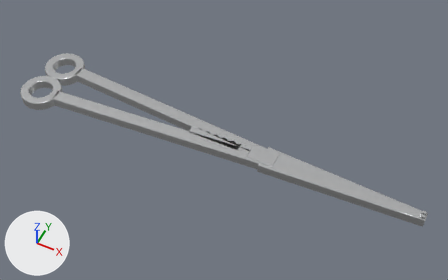
A saved change to the glTF model simiq3d/models/glb/kocher_forceps.glb.
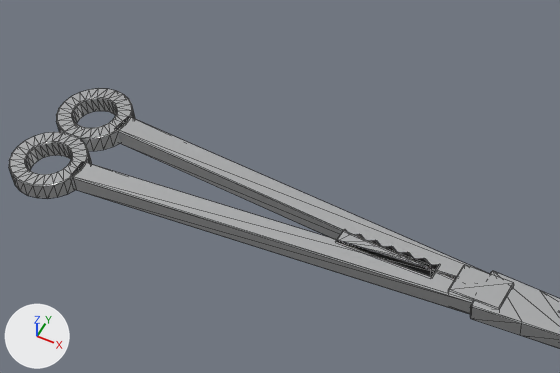
Each version appears first whole from a camera (50 mm lens) standing at (0.0638, -0.1186, 0.1502) and looking at (0.0037, 0.0017, -0.0001), and next in a close-up on the part from 4% to 68% of the width and 3% to 71% of the height. Every picture has the same lights, and +X, +Y and +Z are marked at lower left. The last two pictures show the newer version. The close-ups show mesh edges as thin lines. Vertices at exactly the same position are counted once.

In view in the first close-up: 'kocher_forceps'.
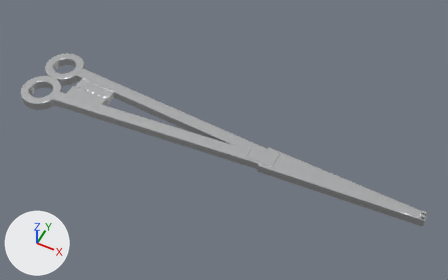
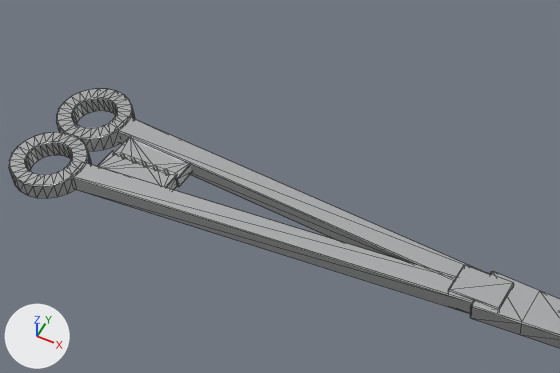
The newer file is also turned or shifted as a whole; pictures and numbers use the older file's frame.

Where the change shows, as pixel boxes [x1, y1, x2, y2] in the close-ups (560 x 373 px; the box of a moved part takes in the faces that stretch with it):
part 1 of me_kocher_forceps, added: after [98, 150, 178, 190]
part 2 of me_kocher_forceps, added: after [115, 138, 191, 187]
part 3 of me_kocher_forceps, deleted: before [337, 230, 439, 277]
part 4 of me_kocher_forceps, moved or reshaped: before [71, 117, 560, 334]; after [72, 117, 560, 334]

Edits to the bpy script that builds the scene:
```text
Change me_kocher_forceps:
    used by ob_kocher_forceps; location = (0.0, 0.0, 0.0)
    remove me_kocher_forceps.from_pydata(...)  # 658 vertices, 1288 faces; spans x -0.07..0.07, y -0.0138..0.0138, z -0.0023..0.0023
    add me_kocher_forceps.from_pydata(...)  # 748 vertices, 1464 faces; spans x -0.07..0.07, y -0.0138..0.0138, z -0.0023..0.0023
    me_kocher_forceps part 1: a new loose piece of 90 vertices spanning x -0.0545..-0.0405, y -0.0053..0.0005, z -0.0015..0.0009, in mat_aceroinoxidable (white #e5e6e7)
    me_kocher_forceps part 2: a new loose piece of 90 vertices spanning x -0.054..-0.04, y -0.0005..0.0052, z -0.0013..0.0008, in mat_aceroinoxidable (white #e5e6e7)
    me_kocher_forceps part 3: the loose piece of 90 vertices spanning x -0.0078..0.0102, y -0.0018..0.0017, z -0.002..0.0014 is deleted
    me_kocher_forceps part 4
    1 vertex is removed from x 0.0527, y 0.0022, z -0.002
    25 faces are deleted
    16 vertices in x -0.0572..0.0183, y -0.0089..0.0087, z -0.002..-0.0018 move by (0.0, 0.0, 0.0001)
    4 vertices in x -0.057..0.0181, y -0.0087..0.0006, z 0.0014 move by (0.0, 0.0, -0.0001)
    12 vertices move within x -0.0572..0.0183, y -0.0089..0.0087, z 0.0012..0.0014
    1 vertex is added at (0.0527, 0.0022, -0.0019)
    25 new faces join them
```
